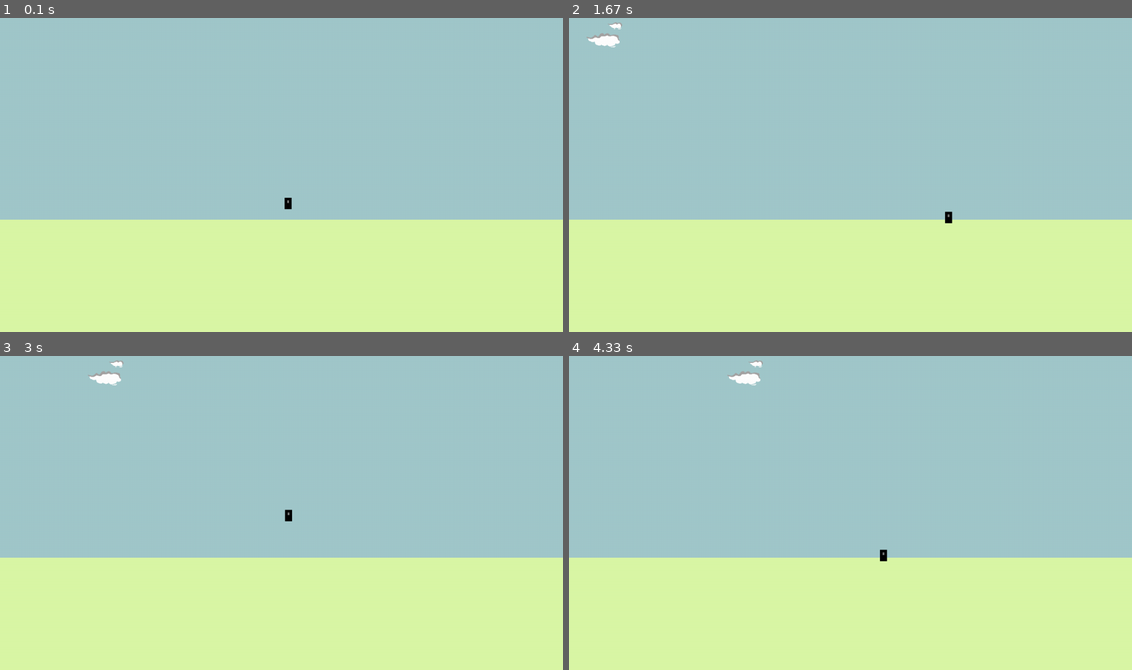
Above: before the commit, frames 1-4 (two rows, left to right).
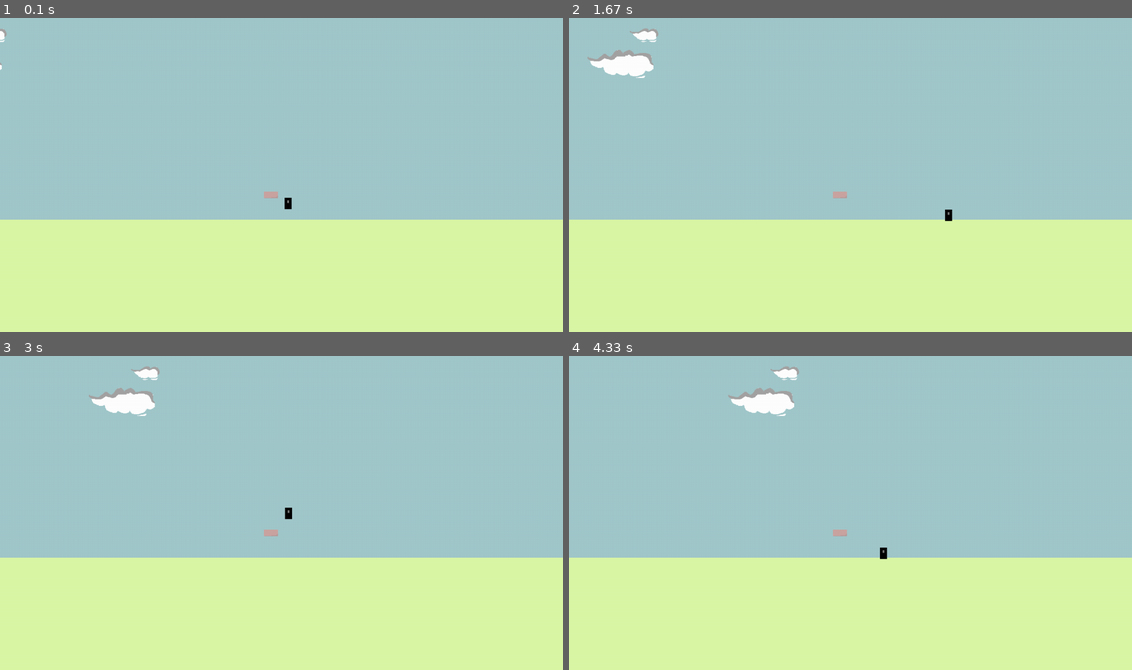
Above: after the commit, the same moments.

Repository: Abhijit-Kadalli/game_using_pygame
Game: pygame game, started from main.py
Same seed, same stepped clock (60 frames per second), same inputs: the game is played once before the commit and once after it.
Inputs:
- Up to frame 1 (0.1 s): no input
- Up to frame 2 (1.67 s): hold Right 0.33-0.8 s; hold Up 0.83-1.13 s; hold Right 1.17-1.63 s
- Up to frame 3 (3 s): hold Left 1.67-2.2 s; hold Left 2.23-2.63 s; hold Up from 2.67 s (still down)
- Up to frame 4 (4.33 s): release Up at 3.03 s; hold Right 3.07-3.7 s; hold Left 3.73-4.2 s; hold Right from 4.23 s (still down)

The runs differ from the first frame. In frame 1, 0.1% of the frame differs, in the area x 0-50%, y 3-58%; in frame 2, 1.1%, in the area x 3-69%, y 1-66%; in frame 3, 1.1%; in frame 4, 1.1%.

Commit message:
Update main.py

Diff:
--- a/main.py
+++ b/main.py
@@ -1,4 +1,6 @@
 #import libraries
+from codecs import xmlcharrefreplace_errors
+from telnetlib import XDISPLOC
 import pygame
 from pygame.locals import *
 import sys
@@ -14,8 +16,23 @@
 
 #background
 bg = pygame.transform.scale(pygame.image.load("bg.png"), size)
-clouds = pygame.transform.scale(pygame.image.load("clouds.gif"), (100,100))
+clouds = pygame.transform.scale(pygame.image.load("clouds.gif"), (200,200))
 i=-720*2
+
+# platforms
+class platform(pygame.sprite.Sprite):
+    def __init__(self, xloc,yloc):
+        pygame.sprite.Sprite.__init__(self)
+        self.surf =  pygame.image.load("platform.png")
+        self.rect = self.surf.get_rect()
+        self.rect.x = xloc
+        self.rect.y = yloc
+
+
+
+p1 = platform(600, 400)
+platforms = pygame.sprite.Group()
+platforms.add(p1)
 
 #player
 ACC = 0.5
@@ -30,6 +47,12 @@
         self.vel = vec(0,0)
         self.acc = vec(0,0)
 
+    def update(self):
+            hits = pygame.sprite.spritecollide(player , platforms, False)
+            if hits:
+                self.pos.y = hits[0].rect.top + 1
+                self.vel.y = 0
+
     def move(self):
         self.acc = vec(0,0.5)
 
@@ -38,7 +61,7 @@
             self.acc.x = -ACC
         if pressed_keys[K_RIGHT]:
             self.acc.x = ACC
-        if pressed_keys[K_UP] and self.pos.y == 440:
+        if pressed_keys[K_UP] and self.pos.y == 435:
             self.vel.y = -10
 
         self.acc.x += self.vel.x * FRIC
@@ -49,18 +72,12 @@
             self.pos.x = 0
         if self.pos.x < 0:
             self.pos.x = width
-        if self.pos.y > 440:
-            self.pos.y =440
+        if self.pos.y > 435:
+            self.pos.y =435
+
+
 
 player = Player()
-
-# platforms
-class platform(pygame.sprite.Sprite):
-    def __init__(self):
-        super().__init__()
-        self.surf =  pygame.image.load("")
-        self.rect = self.surf.get_rect()
-
 
 
 
@@ -79,6 +96,8 @@
     screen.blit(player.surf, player.pos)
     player.move()
 
+    #platform displaytest
+    screen.blit(p1.surf, p1.rect)
     #event loop
     for event in pygame.event.get():
         if event.type == pygame.QUIT:
